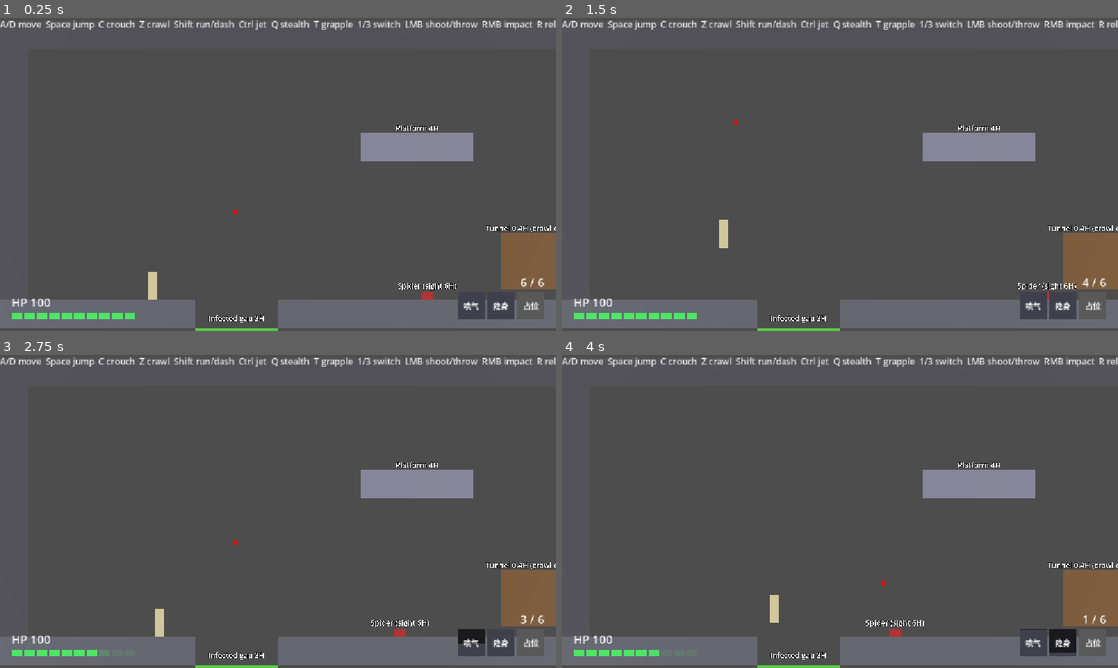
Above: before the commit, frames 1-4 (two rows, left to right).
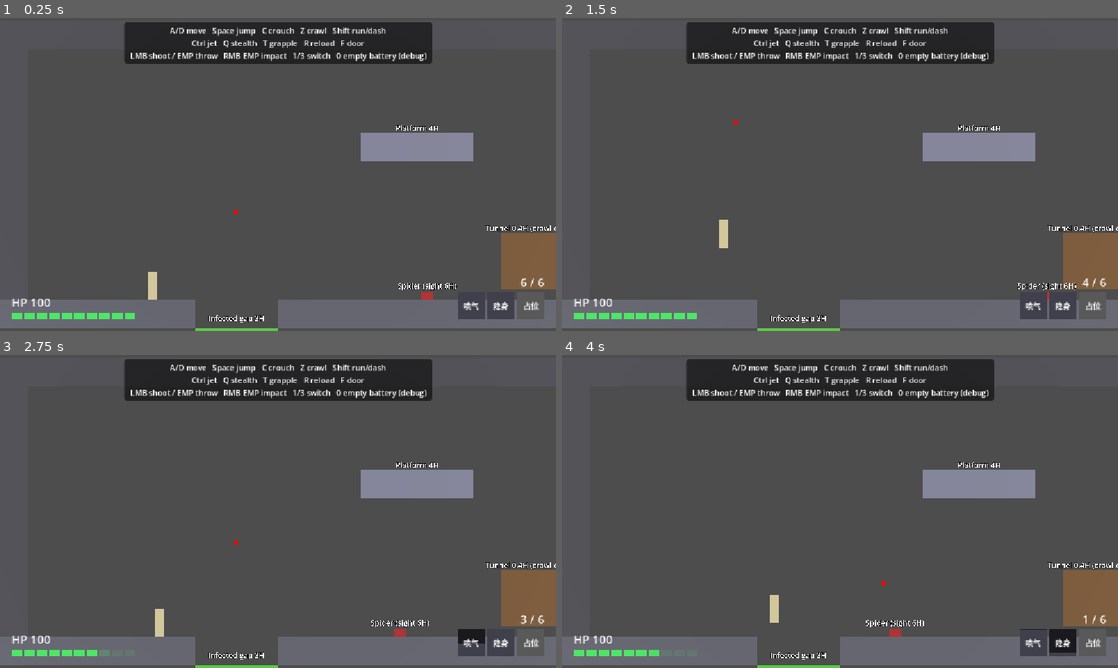
Above: after the commit, the same moments.

Repository: redleaf05812/yx01-prototype
Game: Godot game, scene res://scenes/room_01.tscn
The game is run twice, just before and just after one commit, with the same random seed, the same clock (stepped at 60 frames per second) and the same inputs.
Inputs (mouse positions are in pixels of both pictures, inside the frame that each line leads up to):
- Up to frame 1 (0.25 s): no input
- Up to frame 2 (1.5 s): move the mouse to (962, 158) at 0.52 s; hold D (move_right) 0.53-1.28 s; hold C (crouch) 0.53-1.28 s; click (962, 158) at 0.67 s; tap Space (jump) at 0.77, 1.07 s; tap T (grapple) at 0.8, 1.35 s; move the mouse to (728, 190) at 1.27 s; hold A (move_left) from 1.28 s (still down); click (728, 190) at 1.42 s
- Up to frame 3 (2.75 s): tap Space (jump) at 1.52, 1.82 s; tap Ctrl (jet) at 1.55, 2.1 s; move the mouse to (333, 442) at 2.02 s; release A (move_left) at 2.03 s; hold D (move_right) from 2.03 s (still down); hold Shift (run) from 2.03 s (still down); click (333, 442) at 2.17 s
- Up to frame 4 (4 s): move the mouse to (812, 574) at 2.77 s; release Shift (run) at 2.78 s; tap Shift (run) at 2.85 s; click (812, 574) at 2.92 s; tap Space (jump) at 3.02, 3.32, 3.77, 3.8 s; tap Q (stealth) at 3.05, 3.6 s; move the mouse to (1006, 558) at 3.52 s; release D (move_right) at 3.53 s; hold A (move_left) from 3.53 s (still down); click (1006, 558) at 3.67 s

The runs differ from the first frame. In frame 1, 7.5% of the frame differs, in the area x 0-100%, y 0-15%; in frame 2, 7.5%; in frame 3, 7.5%; in frame 4, 7.5%.

Commit message:
HUD: controls hint in dark panel, three short lines so it stays readable at small resolutions

Diff:
--- a/scenes/room_01.tscn
+++ b/scenes/room_01.tscn
@@ -1,22 +1,22 @@
-[gd_scene format=3]
+[gd_scene format=3 uid="uid://c0ldgmspup68g"]
 
-[ext_resource type="Script" path="res://scripts/room_builder.gd" id="1_room"]
-[ext_resource type="Script" path="res://scripts/player.gd" id="2_player"]
-[ext_resource type="Script" path="res://scripts/camera_follow.gd" id="3_cam"]
+[ext_resource type="Script" uid="uid://byp3g7jn7na1c" path="res://scripts/room_builder.gd" id="1_room"]
+[ext_resource type="Script" uid="uid://cuyw5opfgty8i" path="res://scripts/player.gd" id="2_player"]
+[ext_resource type="Script" uid="uid://cag442t2fhva3" path="res://scripts/camera_follow.gd" id="3_cam"]
 
-[node name="Room01" type="Node3D"]
+[node name="Room01" type="Node3D" unique_id=561606019]
 script = ExtResource("1_room")
 
-[node name="Camera3D" type="Camera3D" parent="."]
+[node name="Camera3D" type="Camera3D" parent="." unique_id=576273134]
 transform = Transform3D(1, 0, 0, 0, 1, 0, 0, 0, 1, 18, 9.9, 10)
 projection = 1
+current = true
 size = 20.25
-current = true
 script = ExtResource("3_cam")
 target_path = NodePath("../Player")
 
-[node name="Player" type="CharacterBody3D" parent="."]
+[node name="Player" type="CharacterBody3D" parent="." unique_id=1252560940]
 script = ExtResource("2_player")
 
-[node name="DirectionalLight3D" type="DirectionalLight3D" parent="."]
+[node name="DirectionalLight3D" type="DirectionalLight3D" parent="." unique_id=614501079]
 transform = Transform3D(1, 0, 0, 0, 0.707, 0.707, 0, -0.707, 0.707, 0, 10, 10)
--- a/scripts/hud.gd
+++ b/scripts/hud.gd
@@ -21,14 +21,27 @@
 	root.set_anchors_preset(Control.PRESET_FULL_RECT)
 	root.mouse_filter = Control.MOUSE_FILTER_IGNORE
 	add_child(root)
-	# 屏幕上方的操作提示（原型用占位文字，后续可以换成教学提示）
+	# 屏幕上方的操作提示：深色底 + 三行短文字，避免小分辨率下被截断（占位文字，后续可换成教学提示）
+	var hint_panel := PanelContainer.new()
+	hint_panel.set_anchors_preset(Control.PRESET_CENTER_TOP)
+	hint_panel.grow_horizontal = Control.GROW_DIRECTION_BOTH
+	hint_panel.offset_top = 8
+	hint_panel.mouse_filter = Control.MOUSE_FILTER_IGNORE
+	var hint_style := StyleBoxFlat.new()
+	hint_style.bg_color = Color(0, 0, 0, 0.55)
+	hint_style.set_corner_radius_all(6)
+	hint_style.content_margin_left = 12
+	hint_style.content_margin_right = 12
+	hint_style.content_margin_top = 6
+	hint_style.content_margin_bottom = 6
+	hint_panel.add_theme_stylebox_override("panel", hint_style)
 	var hint := Label.new()
-	hint.text = "A/D move  Space jump  C crouch  Z crawl  Shift run/dash  Ctrl jet  Q stealth  T grapple  1/3 switch  LMB shoot/throw  RMB impact  R reload  F door  0 empty battery (debug)"
-	hint.add_theme_font_size_override("font_size", 18)
-	hint.set_anchors_preset(Control.PRESET_TOP_WIDE)
+	hint.text = "A/D move   Space jump   C crouch   Z crawl   Shift run/dash\nCtrl jet   Q stealth   T grapple   R reload   F door\nLMB shoot / EMP throw   RMB EMP impact   1/3 switch   0 empty battery (debug)"
+	hint.add_theme_font_size_override("font_size", 16)
 	hint.horizontal_alignment = HORIZONTAL_ALIGNMENT_CENTER
-	hint.modulate = Color(1, 1, 1, 0.85)
-	root.add_child(hint)
+	hint.mouse_filter = Control.MOUSE_FILTER_IGNORE
+	hint_panel.add_child(hint)
+	root.add_child(hint_panel)
 
 	# 左下：血量数字 + 电量 10 格（从底边向上长）
 	var left := VBoxContainer.new()
